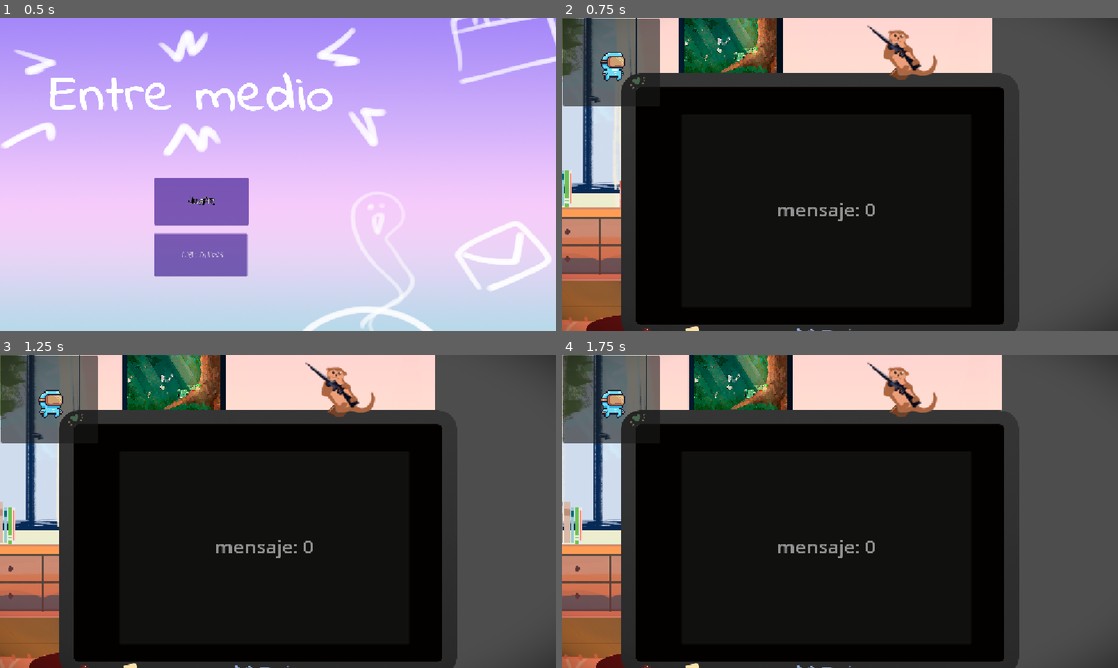
Above: before the commit, frames 1-4 (two rows, left to right).
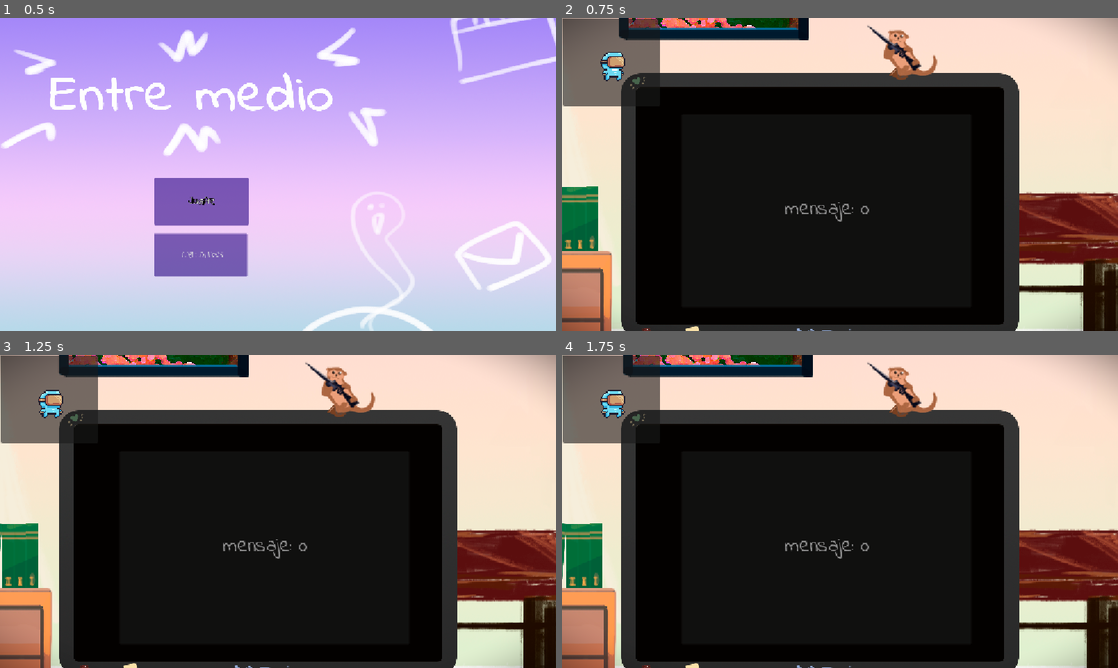
Above: after the commit, the same moments.

Repository: eliasescalante/gameJamWomenInGame2026
Game: Godot game, scene res://src/scenes/Main/Main.tscn
The game is run twice, just before and just after one commit, with the same random seed, the same clock (stepped at 60 frames per second) and the same inputs.
Inputs:
- Up to frame 1 (0.5 s): no input
- Up to frame 2 (0.75 s): click "JUGAR" at 0.5 s
- Up to frame 3 (1.25 s): no input
- Up to frame 4 (1.75 s): no input

Frame 1 is identical in both runs. In frame 2, 32% of the frame differs, in the area x 0-100%, y 0-100%; in frame 3, 32%; in frame 4, 32%.

Commit message:
ultimos fix

Diff:
--- a/src/scenes/Entidades/PC/PC.tscn
+++ b/src/scenes/Entidades/PC/PC.tscn
@@ -3,9 +3,12 @@
 [ext_resource type="Script" uid="uid://dh2ftyq0mt42v" path="res://src/scenes/Entidades/PC/pc.gd" id="1_1crj2"]
 [ext_resource type="Texture2D" uid="uid://debukg7yb2mxe" path="res://assets/Notificacion.png" id="2_3mo3l"]
 [ext_resource type="Texture2D" uid="uid://d2dsbj2lr34a8" path="res://assets/Pensamiento1.png" id="2_kpbax"]
+[ext_resource type="FontFile" uid="uid://c7fj18mo8p653" path="res://assets/Bitcount_Grid_Single,Indie_Flower,Pixelify_Sans/Indie_Flower/IndieFlower-Regular.ttf" id="2_y2nex"]
 
 [sub_resource type="LabelSettings" id="LabelSettings_fhsag"]
+font = ExtResource("2_y2nex")
 font_size = 40
+font_color = Color(0.9428228, 0.94282264, 0.94282264, 1)
 
 [sub_resource type="StyleBoxFlat" id="StyleBoxFlat_3mo3l"]
 content_margin_left = 4.0
@@ -55,10 +58,9 @@
 corner_radius_bottom_left = 3
 corner_detail = 5
 
-[sub_resource type="LabelSettings" id="LabelSettings_qpix5"]
-font_size = 50
-font_color = Color(0, 0, 0, 1)
-outline_size = 3
+[sub_resource type="LabelSettings" id="LabelSettings_y2nex"]
+font = ExtResource("2_y2nex")
+font_size = 30
 
 [node name="Pc" type="PanelContainer" unique_id=995380473]
 custom_minimum_size = Vector2(600, 250)
@@ -133,7 +135,7 @@
 offset_bottom = 234.0
 text = "mensaje
 "
-label_settings = SubResource("LabelSettings_qpix5")
+label_settings = SubResource("LabelSettings_y2nex")
 horizontal_alignment = 1
 vertical_alignment = 1
 autowrap_mode = 3
--- a/src/scenes/Nivel/Nivel.tscn
+++ b/src/scenes/Nivel/Nivel.tscn
@@ -18,12 +18,12 @@
 script = ExtResource("1_xopn3")
 
 [node name="Parallax" type="Parallax2D" parent="." unique_id=1194257536]
-repeat_size = Vector2(400, 0)
-autoscroll = Vector2(20, 0)
+repeat_size = Vector2(500, 0)
+autoscroll = Vector2(10, 0)
 
 [node name="Habitacion" type="Sprite2D" parent="Parallax" unique_id=2083964486]
-position = Vector2(364, 293)
-scale = Vector2(0.546875, 0.7583333)
+position = Vector2(341, 302)
+scale = Vector2(1, 1.386)
 texture = ExtResource("2_fl485")
 
 [node name="VentanaPC" type="Sprite2D" parent="." unique_id=1916270205]
